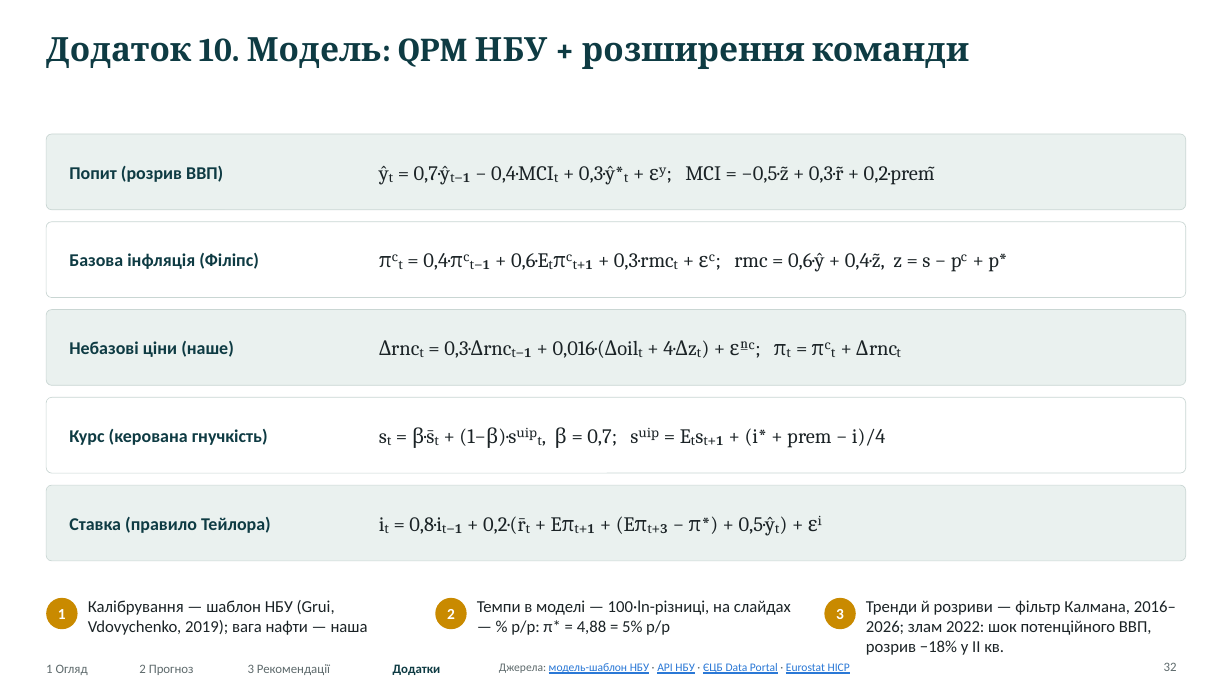
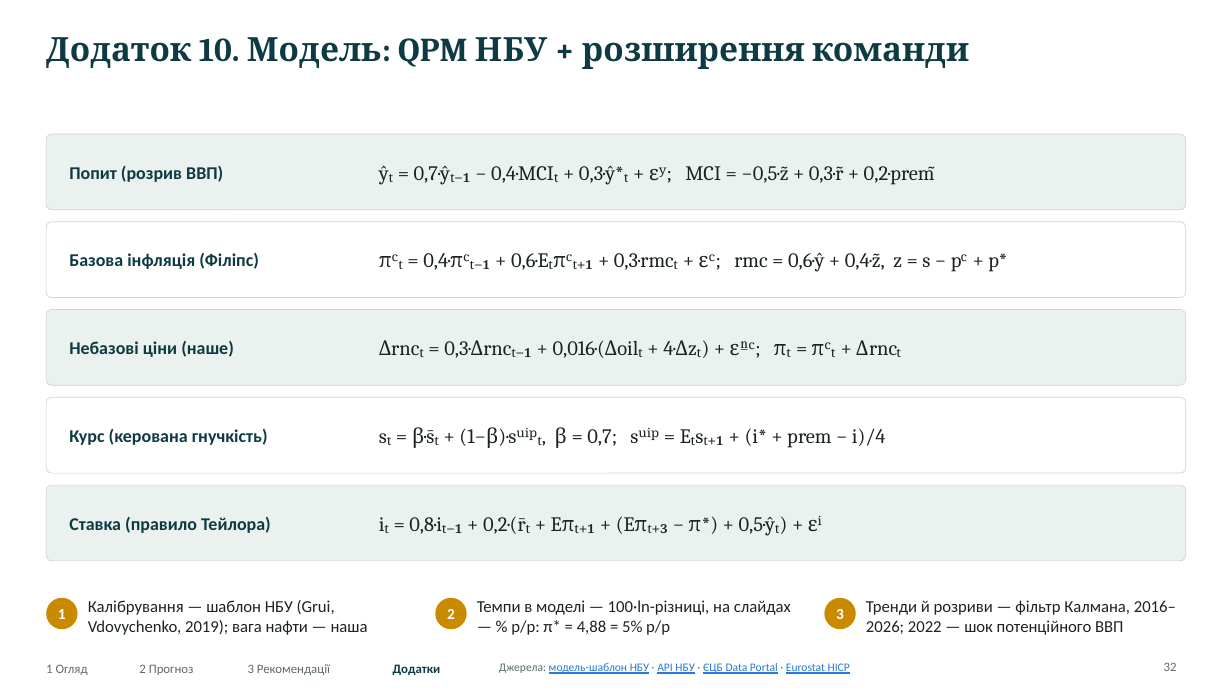
Before and after one commit to caplitt/nbu-challenge-2026, a slide deck: slide 32 of presentation/NBU_University_Challenge_2026.pptx. Drawn at 1232x693 pixels with LibreOffice and Linux fonts; fonts in the diff are those of the drawing. Boxes give left, top, right and bottom in pixels: in the first picture for what was removed or moved away, otherwise in the second. Text is boxed around its words. In the diff, an @@ line names an element or a change of style, - is before the commit and + after.

```diff
--- a/presentation/NBU_University_Challenge_2026.pptx
+++ b/presentation/NBU_University_Challenge_2026.pptx
@@ text at [866,600,1176,635]: text changed @@
-Тренди й розриви — фільтр Калмана, 2016–2026; злам 2022: шок потенційного ВВП, розрив −18% у II кв.
+Тренди й розриви — фільтр Калмана, 2016–2026; 2022 — шок потенційного ВВП
```
Also in this commit, not shown: 22 other slides changed, 34 other files.
